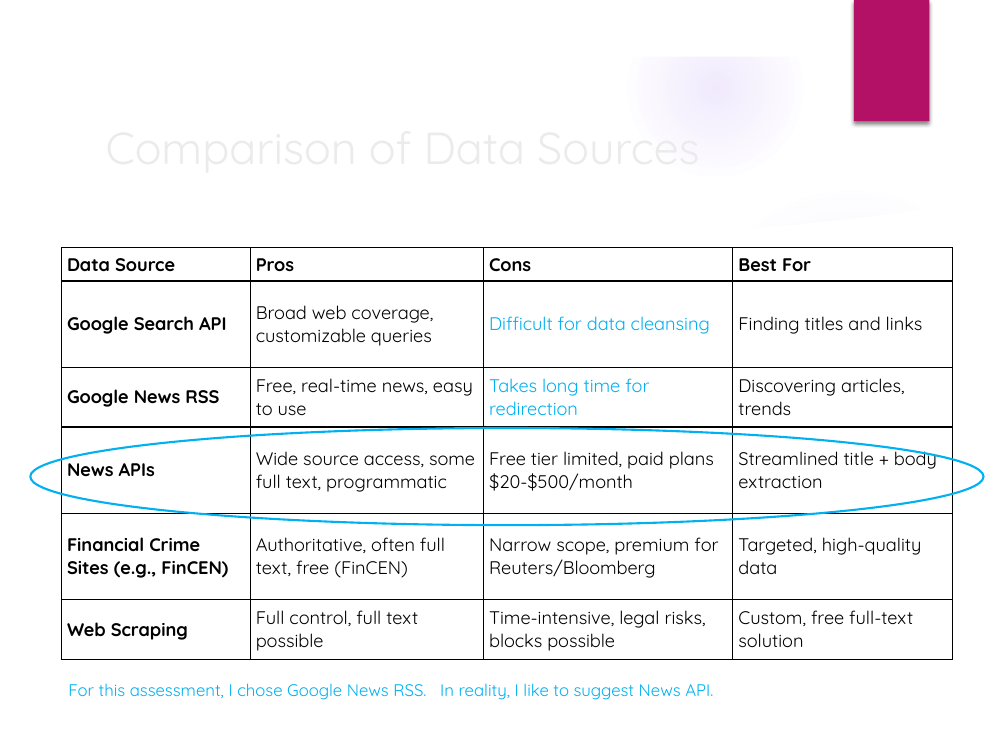
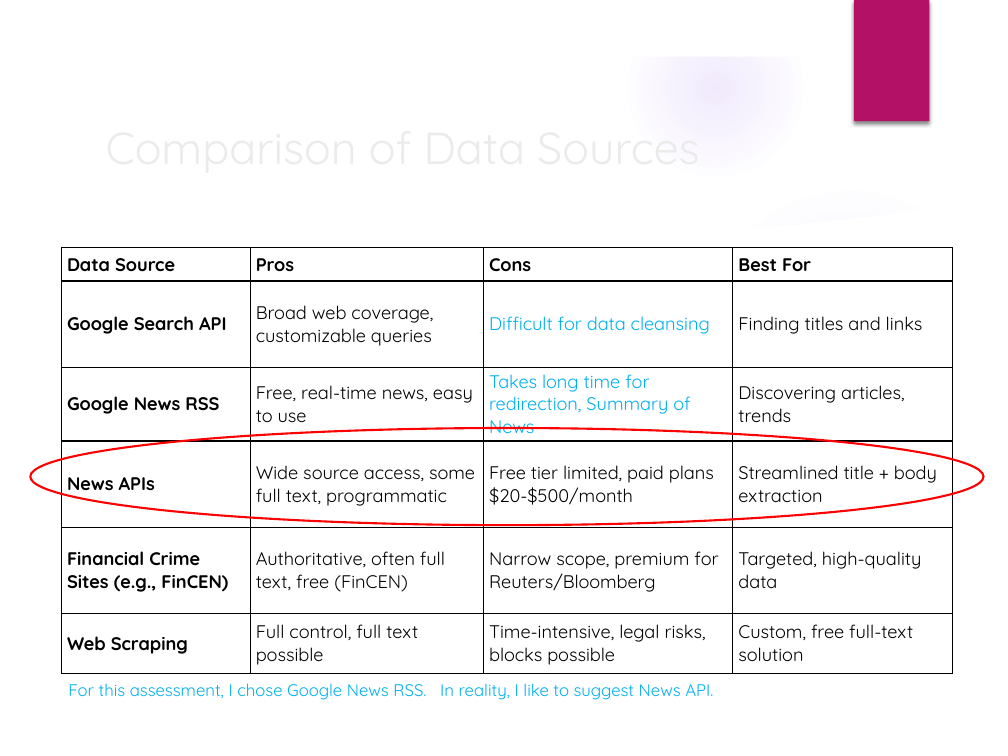
Before and after one commit to ChooseAddress2024/DBS, a slide deck: slide 2 of DBS_Assessment_Final.pptx. Drawn at 1008x756 pixels with LibreOffice and Linux fonts; fonts in the diff are those of the drawing; background and template pictures are left out. Boxes give left, top, right and bottom in pixels: in the first picture for what was removed or moved away, otherwise in the second. Text is boxed around its words. In the diff, an @@ line names an element or a change of style, - is before the commit and + after.

```diff
--- a/DBS_Assessment_Final.pptx
+++ b/DBS_Assessment_Final.pptx
@@ table at (x1=61, y1=248, x2=952, y2=671) @@
-row 3, column 3: Takes long time for redirection
+row 3, column 3: Takes long time for redirection, Summary of News
@@ ellipse at (x1=30, y1=428, x2=984, y2=525): outline #00B0F0 1.5 pt to #FF0000 1.5 pt @@
```
Also in this commit, not shown: 6 other slides changed, 6 other files.
